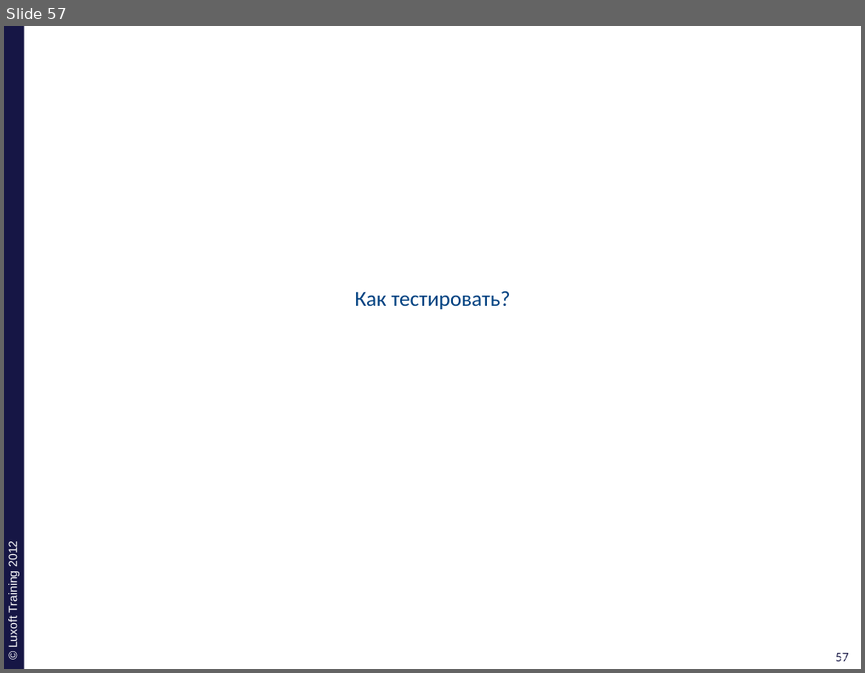
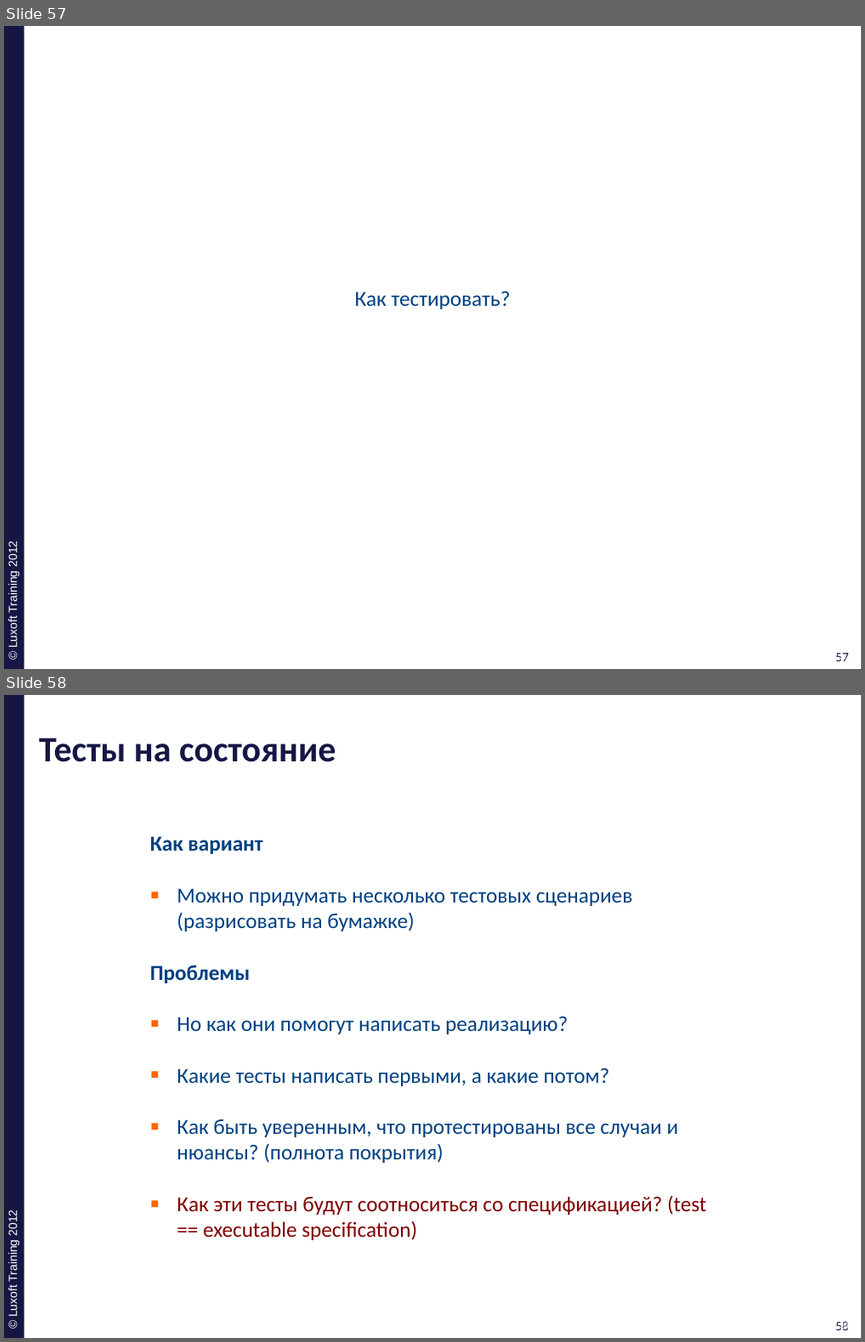
Before and after one commit to ivan-dyachenko/Trainings, a slide deck: Test Driven Development/materials/pptx/2. TDD-Behavior.pptx. Shown one above the other, each under a label of ours: slide 57 before the commit, slides 57 and 58 after it. The pictures are 865x673 and 865x1342 pixels, drawn with LibreOffice and Linux fonts; fonts in the diff are those of the drawing; background and template pictures are left out. Boxes give left, top, right and bottom in pixels: in the first picture for what was removed or moved away, otherwise in the second. Text is boxed around its words. In the diff, an @@ line names an element or a change of style, - is before the commit and + after.

```diff
--- a/Test Driven Development/materials/pptx/2. TDD-Behavior.pptx
+++ b/Test Driven Development/materials/pptx/2. TDD-Behavior.pptx
@@ slide 58 added at [4, 695, 861, 1338], background #FFFFFF; not listed: 4 template elements that a slide beside it also shows @@
@@ title added at [39, 737, 336, 762], 30 pt, text #161645, bold @@
+Тесты на состояние
@@ text added at [150, 836, 706, 1240], 18 pt, text #004080 @@
+Как вариант
+▪ Можно придумать несколько тестовых сценариев (разрисовать на бумажке)
+Проблемы
+▪ Но как они помогут написать реализацию?
+▪ Какие тесты написать первыми, а какие потом?
+▪ Как быть уверенным, что протестированы все случаи и нюансы? (полнота покрытия)
+▪ Как эти тесты будут соотноситься со спецификацией? (test == executable specification)
```
Also in this commit, not shown: 13 other slides added.
